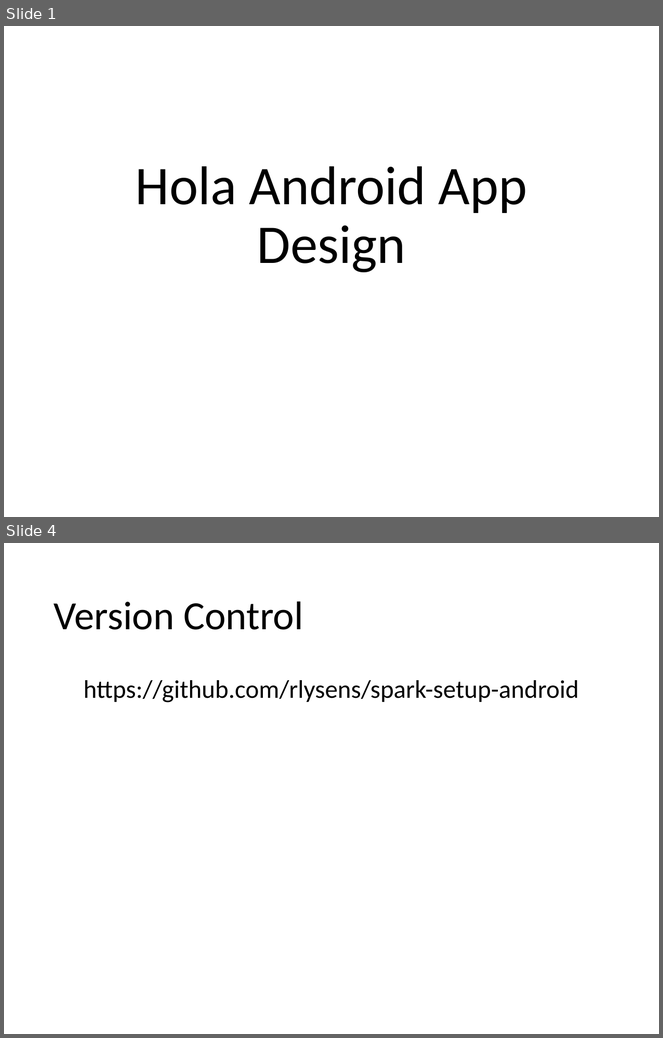
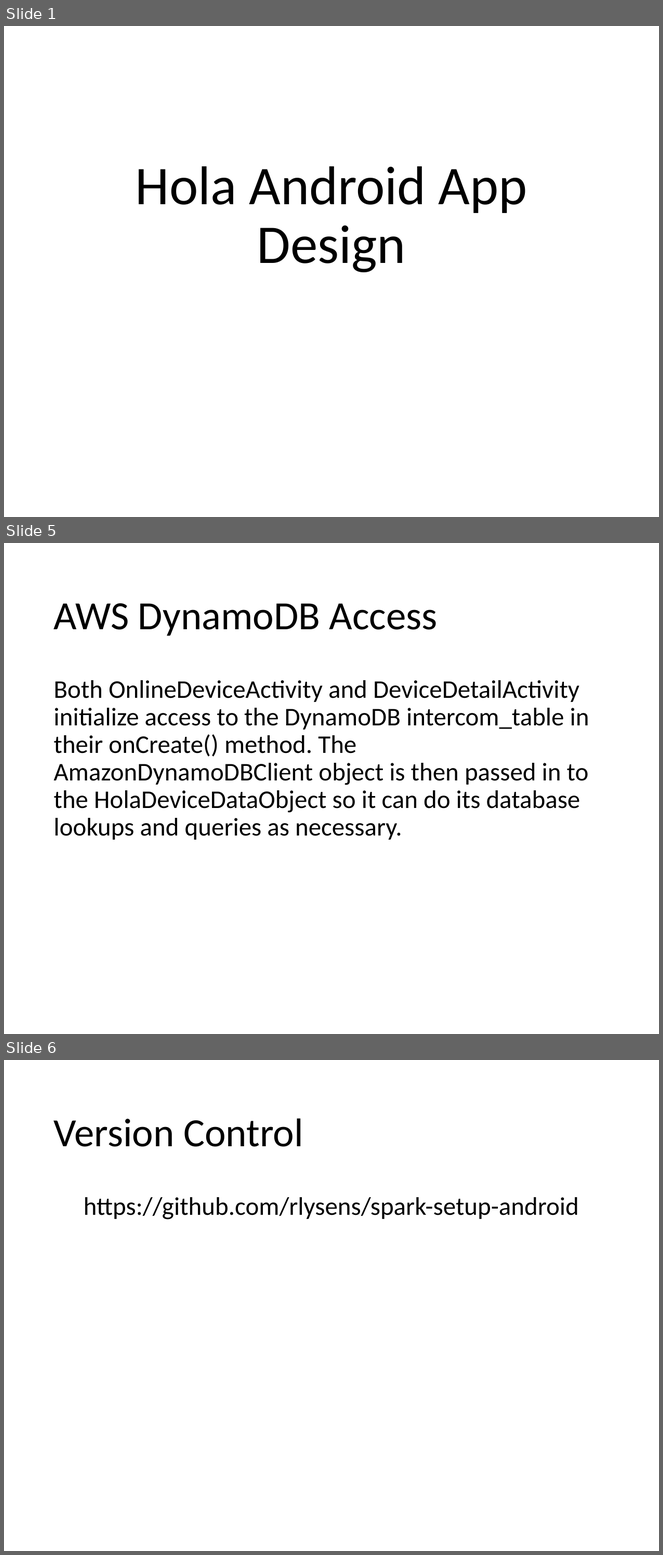
Before and after one commit to rlysens/spark-setup-android, a slide deck: doc/HolaAppDesign.pptx. Shown one above the other, each under a label of ours: slides 1 and 4 before the commit, slides 1, 5 and 6 after it; the slides between them are not shown. The pictures are 663x1038 and 663x1555 pixels, drawn with LibreOffice and Linux fonts; fonts in the diff are those of the drawing. Boxes give left, top, right and bottom in pixels: in the first picture for what was removed or moved away, otherwise in the second. Text is boxed around its words. In the diff, an @@ line names an element or a change of style, - is before the commit and + after.

```diff
--- a/doc/HolaAppDesign.pptx
+++ b/doc/HolaAppDesign.pptx
@@ slide 5 added at box(4, 543, 659, 1034), background #FFFFFF @@
@@ title added at box(54, 603, 438, 636), 61.6 pt, text #000000 @@
+AWS DynamoDB Access
@@ text added at box(54, 680, 590, 840), 39.2 pt, text #000000 @@
+Both OnlineDeviceActivity and DeviceDetailActivity initialize access to the DynamoDB intercom_table in their onCreate() method. The AmazonDynamoDBClient object is then passed in to the HolaDeviceDataObject so it can do its database lookups and queries as necessary.
@@ what was slide 4 is now slide 6 @@
```
Also in this commit, not shown: 2 slides changed, 1 other slide added.
